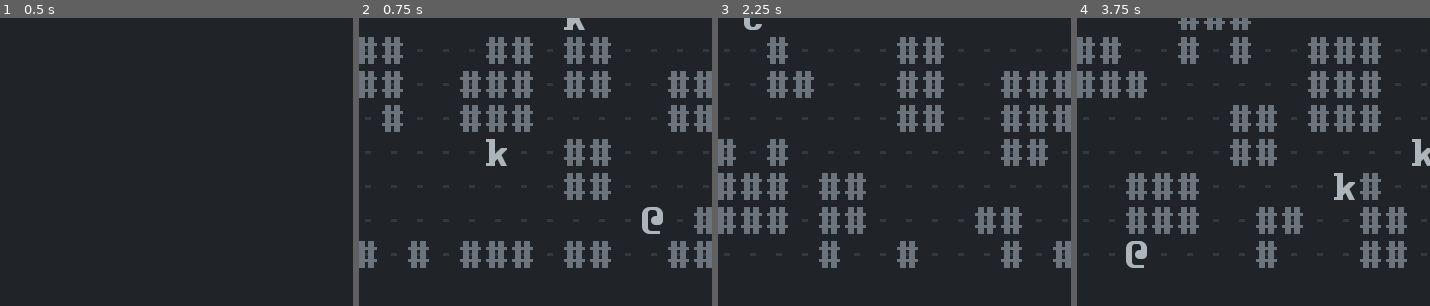
Above: before the commit, frames 1-4 (left to right).
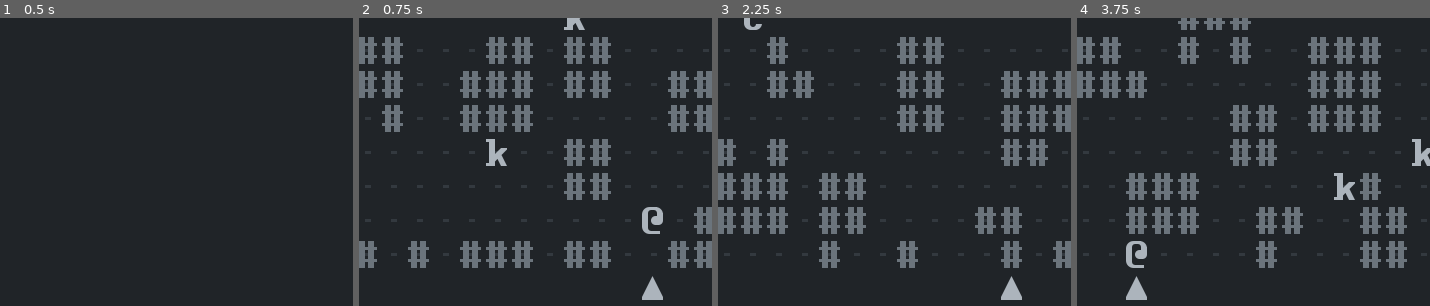
Above: after the commit, the same moments.

Repository: Bozar/OneMoreLevel
Game: Godot game, scene res://scene/main/MainScene.tscn
The game is run twice, just before and just after one commit, with the same random seed, the same clock (stepped at 60 frames per second) and the same inputs.
Inputs:
- Up to frame 1 (0.5 s): no input
- Up to frame 2 (0.75 s): tap Enter at 0.5 s; hold Right (move_right) from 0.53 s (still down); tap Space (init_world) at 0.6 s
- Up to frame 3 (2.25 s): tap Space (init_world) at 1.25, 2.1 s; release Right (move_right) at 1.28 s; hold Down (move_down) 1.28-2.03 s; tap . (wait) at 1.35 s; tap Enter at 2 s; hold Right (move_right) from 2.03 s (still down)
- Up to frame 4 (3.75 s): tap Space (init_world) at 2.75, 3.6 s; release Right (move_right) at 2.78 s; hold Up (move_up) 2.78-3.53 s; tap . (wait) at 2.85 s; tap Enter at 3.5 s; hold Left (move_left) from 3.53 s (still down)
The pictures show only the part of the screen within x 5-55%, y 50-100%; the shares and areas given below are measured in that part.

Frame 1 is identical in both runs. In frame 2, 0.3% of the frame differs, in the area x 80-87%, y 89-98%; in frame 3, 0.3%; in frame 4, 0.3%.

Commit message:
Add bottom arrow indicator.

Diff:
--- a/library/SubGroupTag.gd
+++ b/library/SubGroupTag.gd
@@ -9,5 +9,6 @@
 const FLOOR: String = "floor"
 const WALL: String = "wall"
 
+const ARROW_LEFT: String = "arrow_left"
 const ARROW_TOP: String = "arrow_top"
-const ARROW_LEFT: String = "arrow_left"
+const ARROW_BOTTOM: String = "arrow_bottom"
--- a/scene/main/DungeonBoard.gd
+++ b/scene/main/DungeonBoard.gd
@@ -17,6 +17,7 @@
 var _sub_group_to_sprite: Dictionary = {
 	_new_SubGroupTag.ARROW_LEFT: null,
 	_new_SubGroupTag.ARROW_TOP: null,
+	_new_SubGroupTag.ARROW_BOTTOM: null,
 }
 
 
@@ -49,6 +50,8 @@
 		_sub_group_to_sprite[_new_SubGroupTag.ARROW_LEFT] \
 				.position.y = sprite.position.y
 		_sub_group_to_sprite[_new_SubGroupTag.ARROW_TOP] \
+				.position.x = sprite.position.x
+		_sub_group_to_sprite[_new_SubGroupTag.ARROW_BOTTOM] \
 				.position.x = sprite.position.x
 
 
--- a/scene/main/InitWorld.gd
+++ b/scene/main/InitWorld.gd
@@ -10,6 +10,7 @@
 
 const ArrowLeft := preload("res://sprite/ArrowLeft.tscn")
 const ArrowTop := preload("res://sprite/ArrowTop.tscn")
+const ArrowBottom := preload("res://sprite/ArrowBottom.tscn")
 const RandomNumber := preload("res://scene/main/RandomNumber.gd")
 
 const WorldTemplate := preload("res://library/init/WorldTemplate.gd")
@@ -68,6 +69,10 @@
 			_new_MainGroupTag.INDICATOR, _new_SubGroupTag.ARROW_TOP,
 			x, 0, 0, -_new_DungeonSize.ARROW_MARGIN)
 
+	_create_sprite(ArrowBottom,
+			_new_MainGroupTag.INDICATOR, _new_SubGroupTag.ARROW_BOTTOM,
+			x, _new_DungeonSize.MAX_Y - 1, 0, _new_DungeonSize.ARROW_MARGIN)
+
 
 func _create_sprite(prefab: PackedScene, main_group: String, sub_group: String,
 		x: int, y: int, x_offset: int = 0, y_offset: int = 0) -> void:
--- /dev/null
+++ b/sprite/ArrowBottom.tscn
@@ -0,0 +1,13 @@
+[gd_scene load_steps=4 format=2]
+
+[ext_resource path="res://resource/curses_vector_24x36.png" type="Texture" id=1]
+[ext_resource path="res://library/SpriteManager.gd" type="Script" id=2]
+
+[sub_resource type="AtlasTexture" id=1]
+flags = 4
+atlas = ExtResource( 1 )
+region = Rect2( 336, 36, 24, 36 )
+
+[node name="ArrowBottom" type="Sprite"]
+texture = SubResource( 1 )
+script = ExtResource( 2 )
